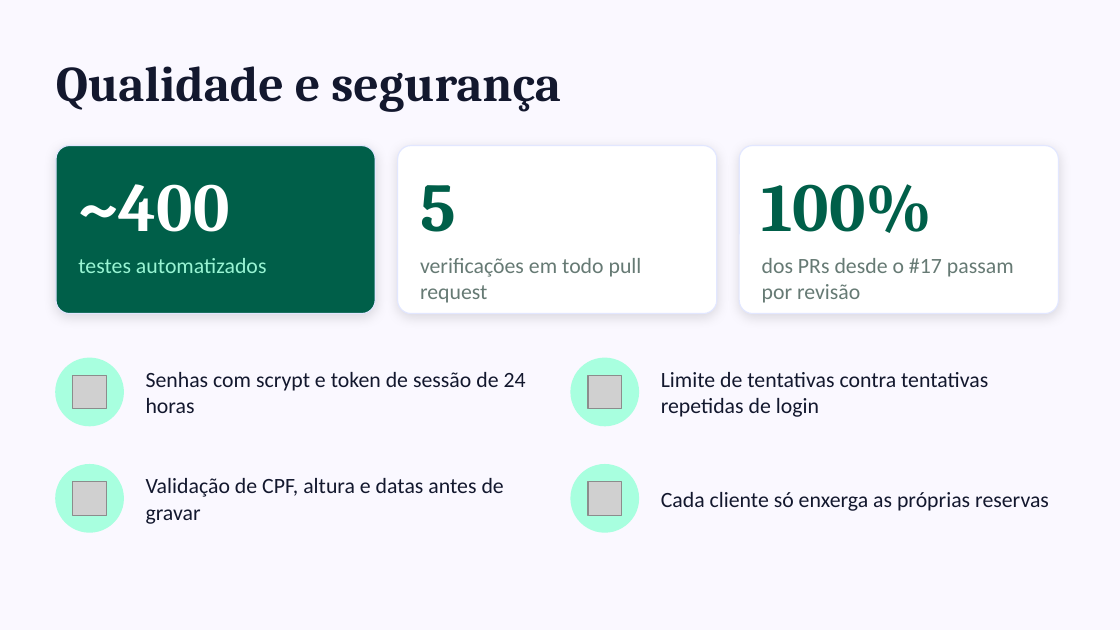
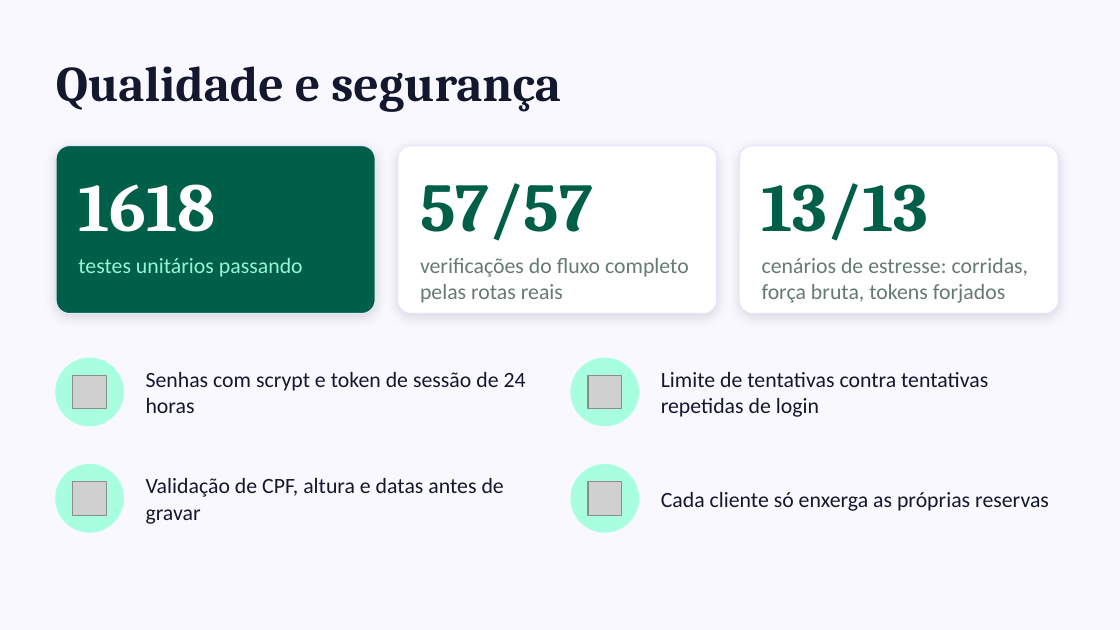
Before and after one commit to heliolevi/Projeto-POO, a slide deck: slide 7 of docs/apresentacao-bike-ilha-club.pptx. Drawn at 1120x630 pixels with LibreOffice and Linux fonts; fonts in the diff are those of the drawing; grey boxes stand for pictures. Boxes give left, top, right and bottom in pixels: in the first picture for what was removed or moved away, otherwise in the second. Text is boxed around its words. In the diff, an @@ line names an element or a change of style, - is before the commit and + after.

```diff
--- a/docs/apresentacao-bike-ilha-club.pptx
+++ b/docs/apresentacao-bike-ilha-club.pptx
@@ text at bbox=[78, 184, 216, 232]: text changed @@
-~400
+1618
@@ text at bbox=[420, 183, 593, 241]: text changed @@
-5
+57/57
@@ text at bbox=[762, 183, 929, 241]: text changed @@
-100%
+13/13
@@ text at bbox=[78, 258, 303, 277]: text changed @@
-testes automatizados
+testes unitários passando
@@ text at bbox=[420, 258, 689, 303]: text changed @@
-verificações em todo pull request
+verificações do fluxo completo pelas rotas reais
@@ text at bbox=[762, 258, 1029, 303]: text changed @@
-dos PRs desde o #17 passam por revisão
+cenários de estresse: corridas, força bruta, tokens forjados
```
Also in this commit, not shown: 4 other slides changed, 8 other files.
